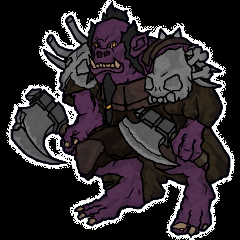
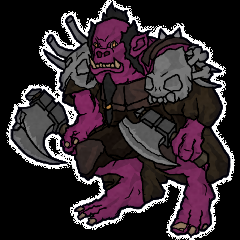
Comparing the layer stacks of the two (240, 240) images. Changes:
pixels changed over bbox(60, 18, 216, 234) (layer not identified)
